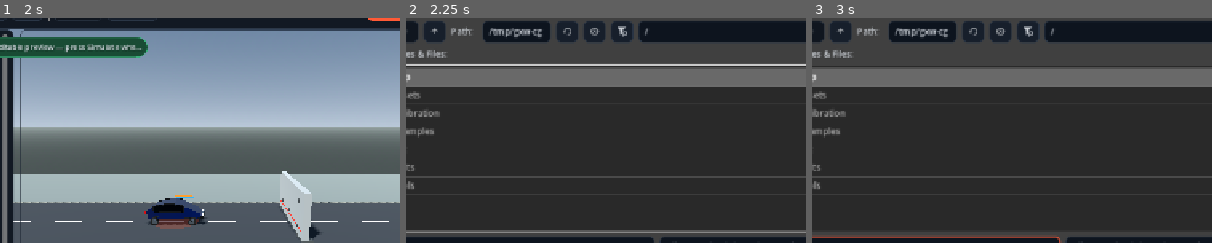
Above: before the commit, frames 1-3 (left to right).
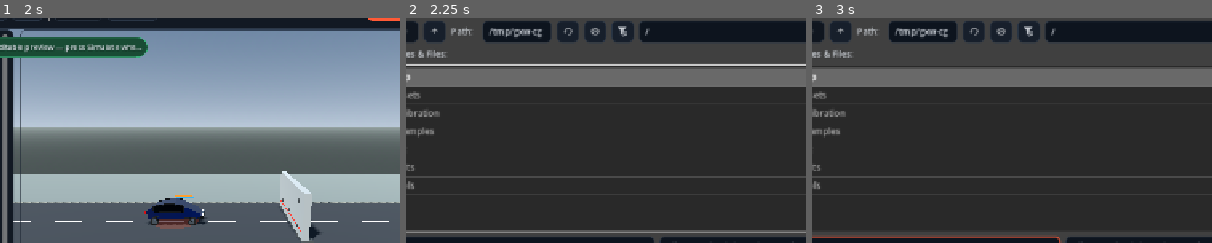
Above: after the commit, the same moments.

Repository: ArrowSK/crashvector
Game: Godot game, scene res://app/main.tscn
Two runs of this game, one before a commit and one after it. Both use one fixed random seed, a clock stepped at 60 frames per second and the inputs below.
Inputs (mouse positions are % of the whole screen's width and height, from its top left):
- Up to frame 1 (2 s): click "New" at 0.5 s; click "New" at 1.25 s
- Up to frame 2 (2.25 s): click "Open" at 2 s
- Up to frame 3 (3 s): click (36, 59) at 2.77 s; type "12" at 2.85 s
The pictures show only the part of the screen within x 21-71%, y 8-58%; the shares and areas given below are measured in that part.

Frame 1 is identical in both runs. In frame 2, 0.1% of the frame differs, in the area x 39-61%, y 3-9%; in frame 3, 0.1%.

Commit message:
M11: correct bending restoring-force sign

Diff:
--- a/src/structural/structural_bending_constraint.gd
+++ b/src/structural/structural_bending_constraint.gd
@@ -84,22 +84,29 @@
 		last_generalized_torque_nm = 0.0
 		return
 
-	var gradient_a := (v - u * cosine) / (len_ab * sine)
-	var gradient_c := (u - v * cosine) / (len_cb * sine)
-	var gradient_b := -(gradient_a + gradient_c)
-	var angular_rate := (
-		gradient_a.dot(a.velocity_ms)
-		+ gradient_b.dot(b.velocity_ms)
-		+ gradient_c.dot(c.velocity_ms)
+	# These vectors are the negative gradients of the A-B-C angle. Using them
+	# directly for the elastic term gives a restoring force. Their velocity
+	# projection is therefore the negative physical angular rate, so damping
+	# must subtract that projection rather than add it.
+	var negative_gradient_a := (v - u * cosine) / (len_ab * sine)
+	var negative_gradient_c := (u - v * cosine) / (len_cb * sine)
+	var negative_gradient_b := -(negative_gradient_a + negative_gradient_c)
+	var negative_angular_rate := (
+		negative_gradient_a.dot(a.velocity_ms)
+		+ negative_gradient_b.dot(b.velocity_ms)
+		+ negative_gradient_c.dot(c.velocity_ms)
 	)
 	last_angle_error_rad = angle - rest_angle_rad
-	var generalized_torque := stiffness_nm_rad * last_angle_error_rad + damping_nm_s_rad * angular_rate
+	var generalized_torque := (
+		stiffness_nm_rad * last_angle_error_rad
+		- damping_nm_s_rad * negative_angular_rate
+	)
 	last_generalized_torque_nm = generalized_torque
 
-	a.add_force(-gradient_a * generalized_torque)
-	b.add_force(-gradient_b * generalized_torque)
-	c.add_force(-gradient_c * generalized_torque)
-	damping_energy_j += damping_nm_s_rad * angular_rate * angular_rate * delta_s
+	a.add_force(negative_gradient_a * generalized_torque)
+	b.add_force(negative_gradient_b * generalized_torque)
+	c.add_force(negative_gradient_c * generalized_torque)
+	damping_energy_j += damping_nm_s_rad * negative_angular_rate * negative_angular_rate * delta_s
 	_apply_plastic_flow(angle, generalized_torque, delta_s)
 
 func _apply_plastic_flow(angle_rad: float, generalized_torque_nm: float, delta_s: float) -> void:
